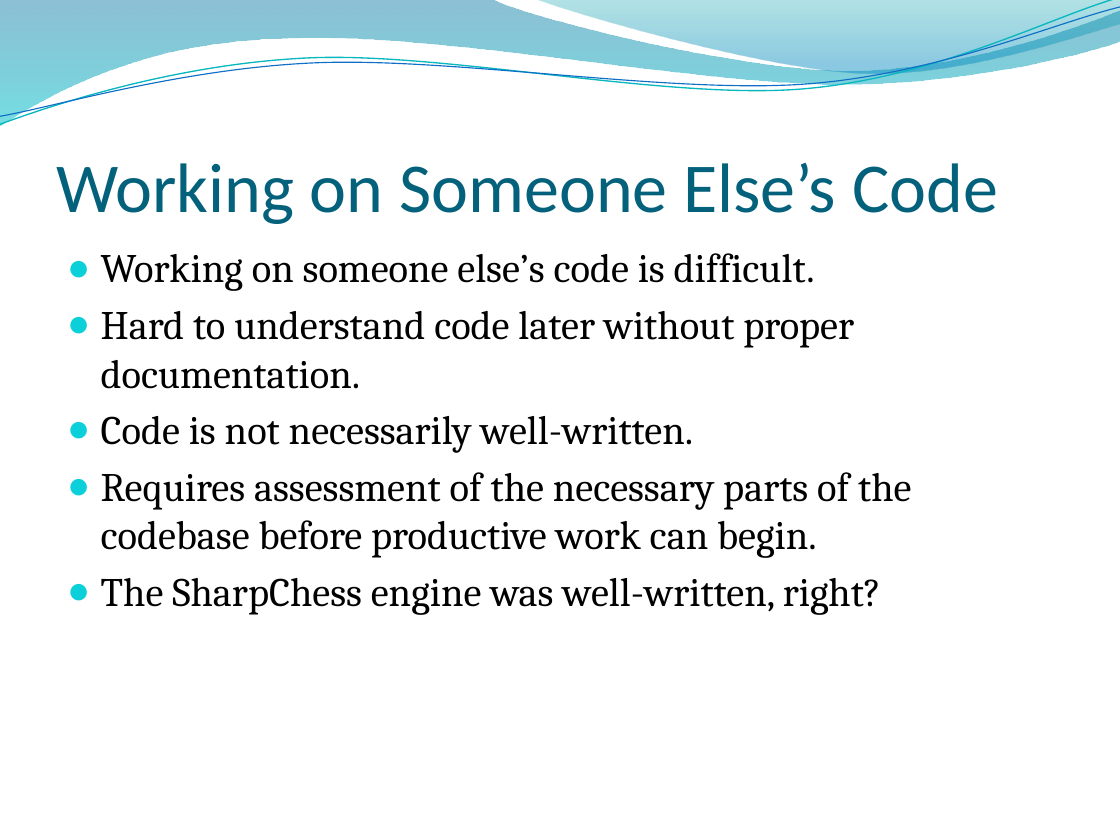
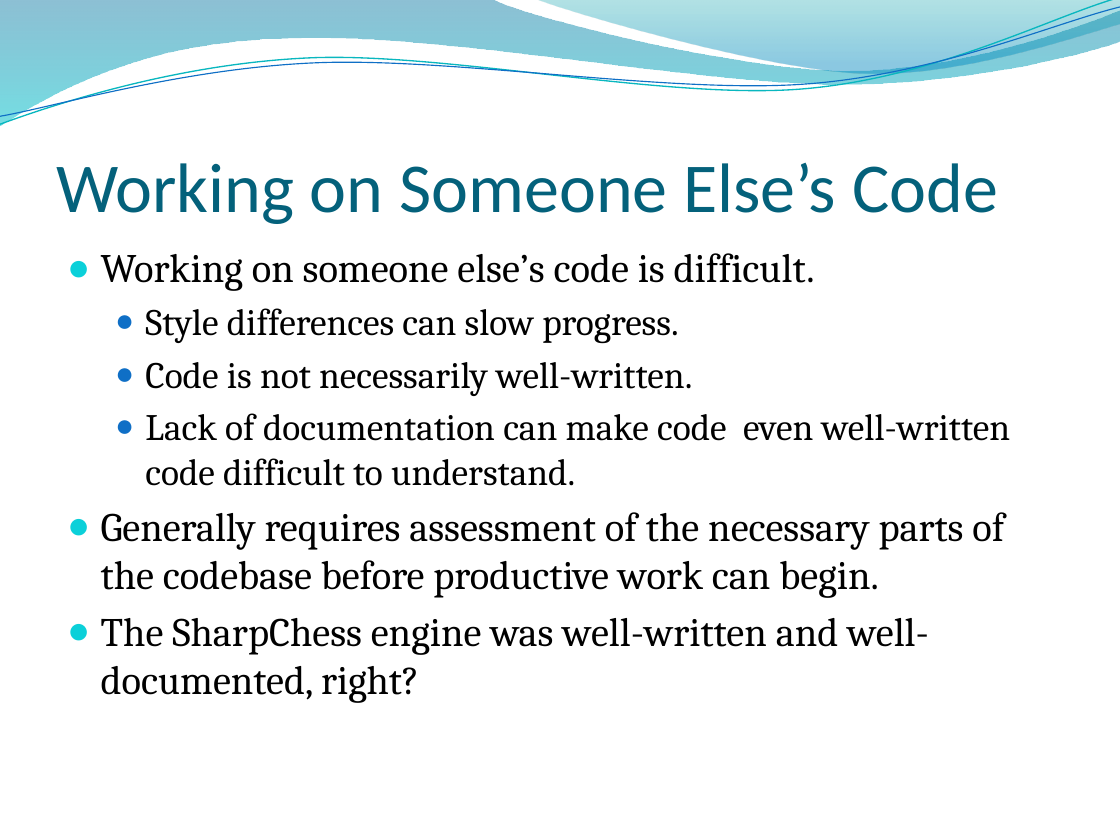
Before and after one commit to dittma75/schrodingers_chess, a slide deck: slide 6 of presentation/Schrödinger's Chess.pptx. Drawn at 1120x840 pixels with LibreOffice and Linux fonts; fonts in the diff are those of the drawing; background and template pictures are left out. Boxes give left, top, right and bottom in pixels: in the first picture for what was removed or moved away, otherwise in the second. Text is boxed around its words. In the diff, an @@ line names an element or a change of style, - is before the commit and + after.

Commit message:
Tweaked presentation
Fixed some slight mistakes in presentation.
Fixed some documentation in code.
Added the new move_logic code for comparison.

```diff
--- a/presentation/Schrödinger's Chess.pptx
+++ b/presentation/Schrödinger's Chess.pptx
@@ text at (145, 308, 678, 344): text changed; size 26 to 24 pt @@
-● Hard to understand code later without proper documentation.
+  ● Style differences can slow progress.
@@ text at (145, 362, 692, 396): size 26 to 24 pt in "Code is not necessarily well-written."; list level 1 to 2 in "Code is not necessarily well-written."; bullet colour #0BD0D9 to #0F6FC6 @@
@@ text at (101, 413, 1011, 703): text changed @@
-● Requires assessment of the necessary parts of the codebase before productive work can begin.
-● The SharpChess engine was well-written, right?
+  ● Lack of documentation can make code even well-written code difficult to understand.
+● Generally requires assessment of the necessary parts of the codebase before productive work can begin.
+● The SharpChess engine was well-written and well-documented, right?
```
Also in this commit, not shown: 3 other slides changed, 3 other files.
